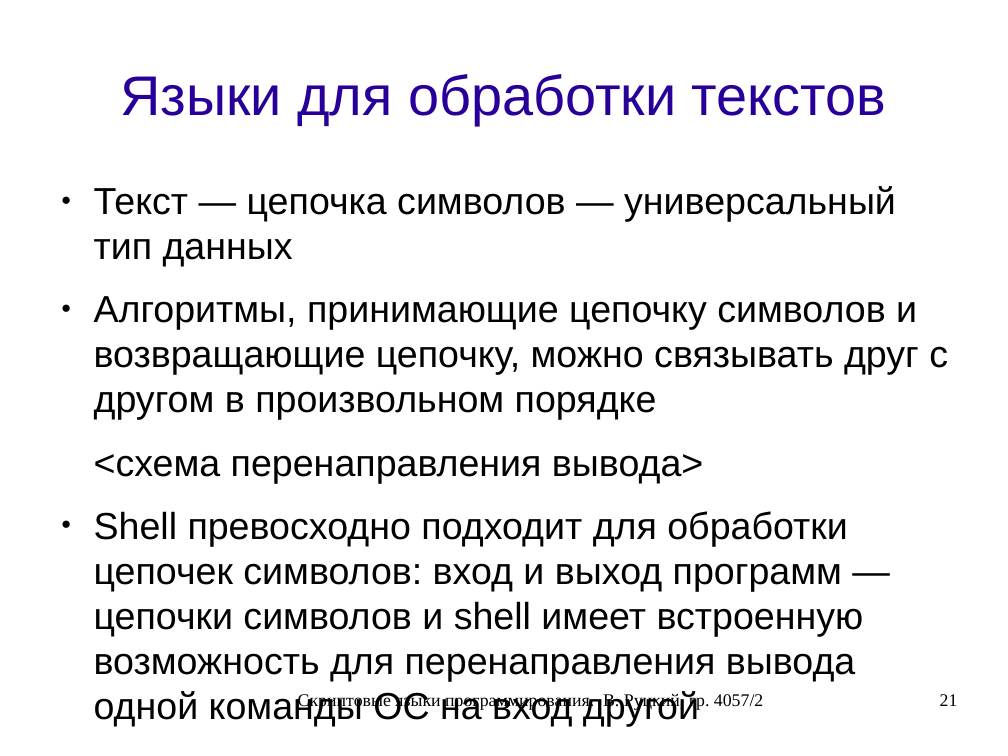
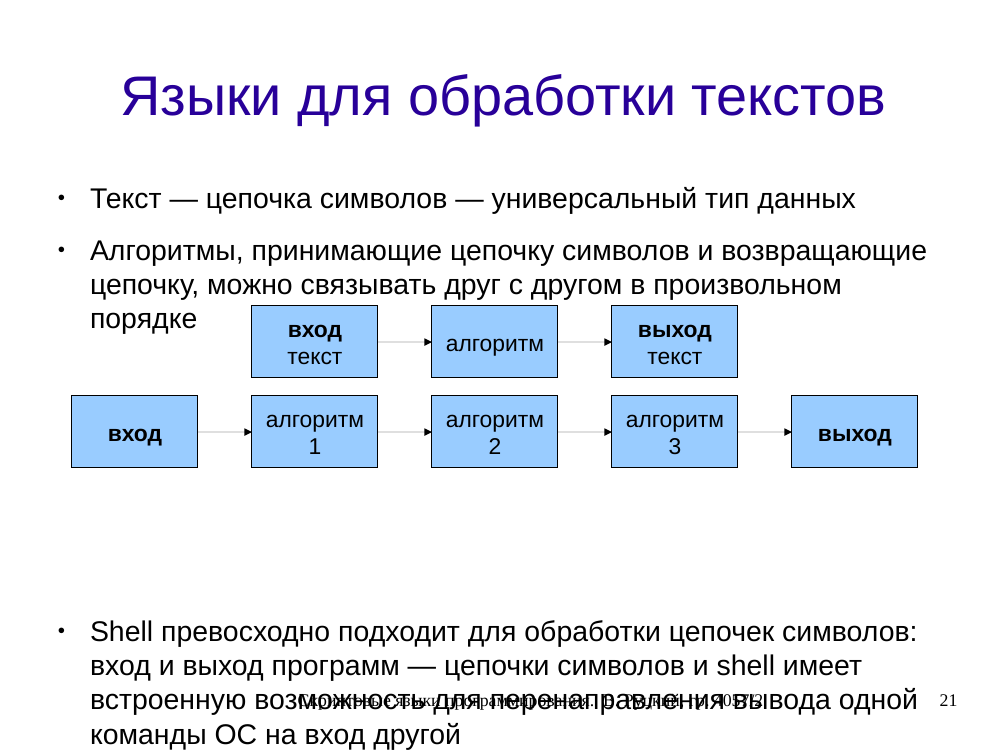
Before and after one commit to rutsky/semester07, a slide deck: slide 21 of Operation_systems/scripting_languages/40572_Rutsky_Scripting_languages.odp. Drawn at 1008x756 pixels with LibreOffice and Linux fonts; fonts in the diff are those of the drawing. Boxes give left, top, right and bottom in pixels: in the first picture for what was removed or moved away, otherwise in the second. Text is boxed around its words. In the diff, an @@ line names an element or a change of style, - is before the commit and + after.

```diff
--- a/Operation_systems/scripting_languages/40572_Rutsky_Scripting_languages.odp
+++ b/Operation_systems/scripting_languages/40572_Rutsky_Scripting_languages.odp
@@ text "Текст — цепочка символов — ..." at [90, 187, 927, 749]: size 29.6 to 22.4 pt @@
@@ rectangle added at [252, 306, 379, 379], fill #99CCFF, outline #000000 0 pt, 18 pt, text #000000 @@
+вход
+текст
@@ rectangle added at [432, 306, 558, 379], fill #99CCFF, outline #000000 0 pt, 18 pt, text #000000 @@
+алгоритм
@@ rectangle added at [612, 306, 738, 379], fill #99CCFF, outline #000000 0 pt, 18 pt, text #000000, bold @@
+выход
+текст
@@ arrow added from (378, 342) to (432, 342), #000000 0 pt @@
@@ arrow added from (558, 342) to (612, 342), #000000 0 pt @@
@@ rectangle added at [72, 396, 198, 468], fill #99CCFF, outline #000000 0 pt, 18 pt, text #000000, bold @@
+вход
@@ rectangle added at [252, 396, 379, 468], fill #99CCFF, outline #000000 0 pt, 18 pt, text #000000 @@
+алгоритм 1
@@ rectangle added at [432, 396, 558, 468], fill #99CCFF, outline #000000 0 pt, 18 pt, text #000000 @@
+алгоритм 2
@@ rectangle added at [612, 396, 738, 468], fill #99CCFF, outline #000000 0 pt, 18 pt, text #000000 @@
+алгоритм 3
@@ rectangle added at [792, 396, 918, 468], fill #99CCFF, outline #000000 0 pt, 18 pt, text #000000, bold @@
+выход
@@ arrow added from (198, 432) to (252, 432), #000000 0 pt @@
@@ arrow added from (378, 432) to (432, 432), #000000 0 pt @@
@@ arrow added from (558, 432) to (612, 432), #000000 0 pt @@
@@ arrow added from (738, 432) to (792, 432), #000000 0 pt @@
@@ text at [94, 454, 703, 483]: paragraph removed @@
-<схема перенаправления вывода>
```
Also in this commit, not shown: 2 other slides changed.
